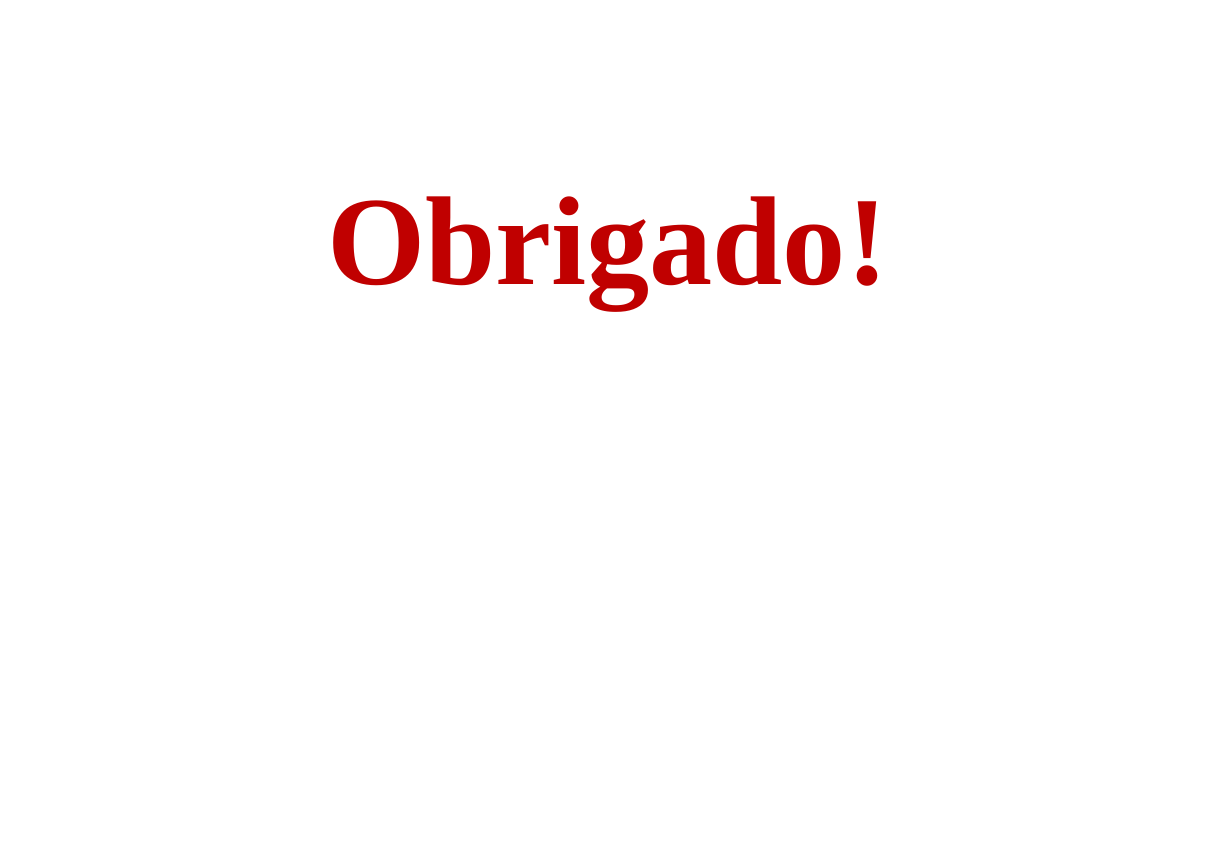
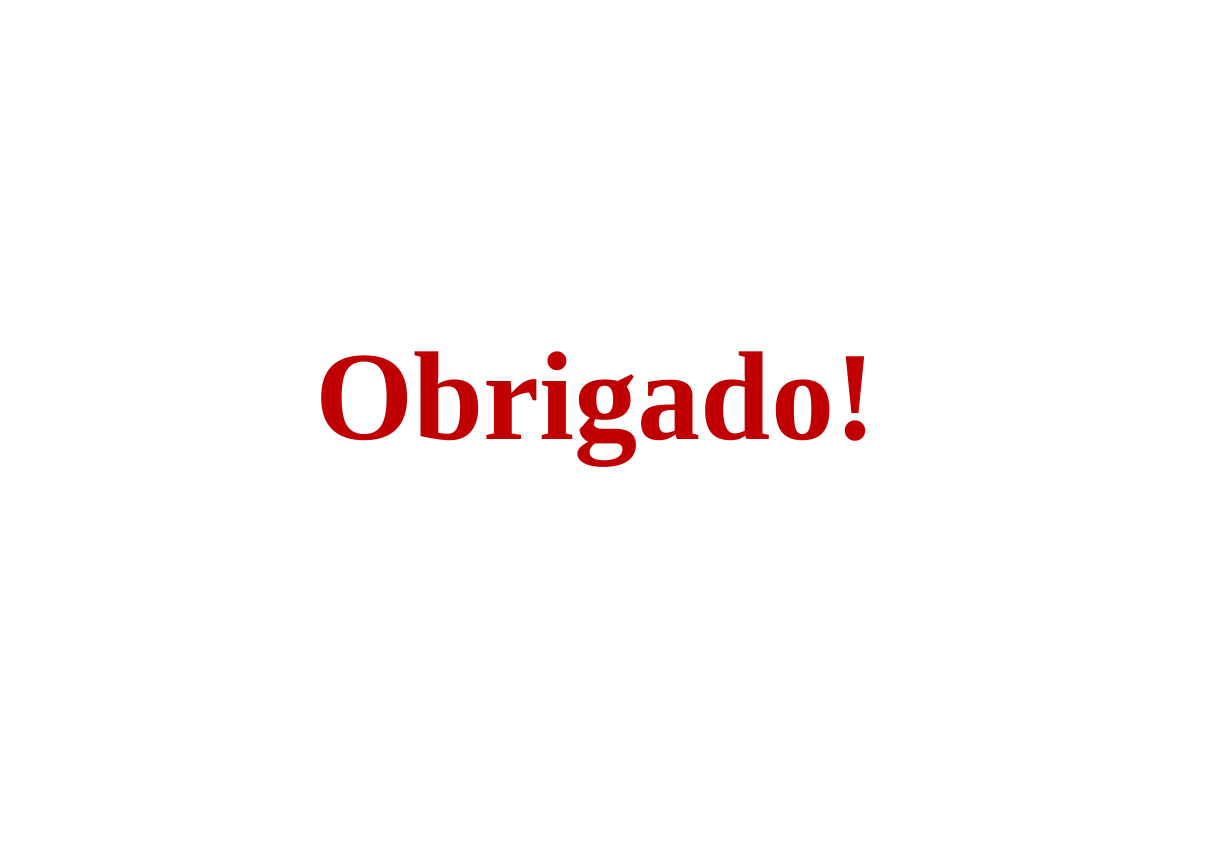
Before and after one commit to saintalex93/tcmpizzaria, a slide deck: slide 12 of TCM - Pizzaria - Semestre 1 - 2014/PTCC/Apresentação/Pizzaria.ppt. Drawn at 1232x853 pixels with LibreOffice and Linux fonts; fonts in the diff are those of the drawing; background and template pictures are left out. Boxes give left, top, right and bottom in pixels: in the first picture for what was removed or moved away, otherwise in the second. Text is boxed around its words. In the diff, an @@ line names an element or a change of style, - is before the commit and + after.

```diff
--- a/TCM - Pizzaria - Semestre 1 - 2014/PTCC/Apresentação/Pizzaria.ppt
+++ b/TCM - Pizzaria - Semestre 1 - 2014/PTCC/Apresentação/Pizzaria.ppt
@@ text "Obrigado!": place and size @@
-text "Obrigado!" at (327,196,888,308)
+text "Obrigado!" at (315,351,876,463)
@@ text "Obrigado!" at (315,351,876,463): vertical alignment top to middle @@
```
Also in this commit, not shown: 4 other slides changed, 16 other files.
